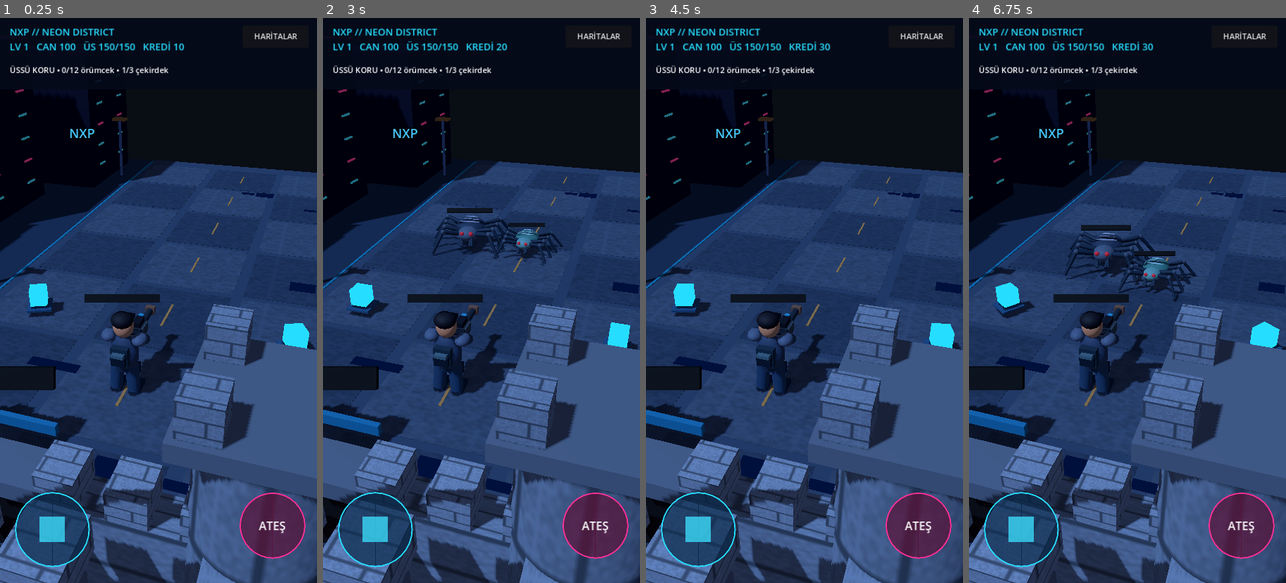
Above: before the commit, frames 1-4 (left to right).
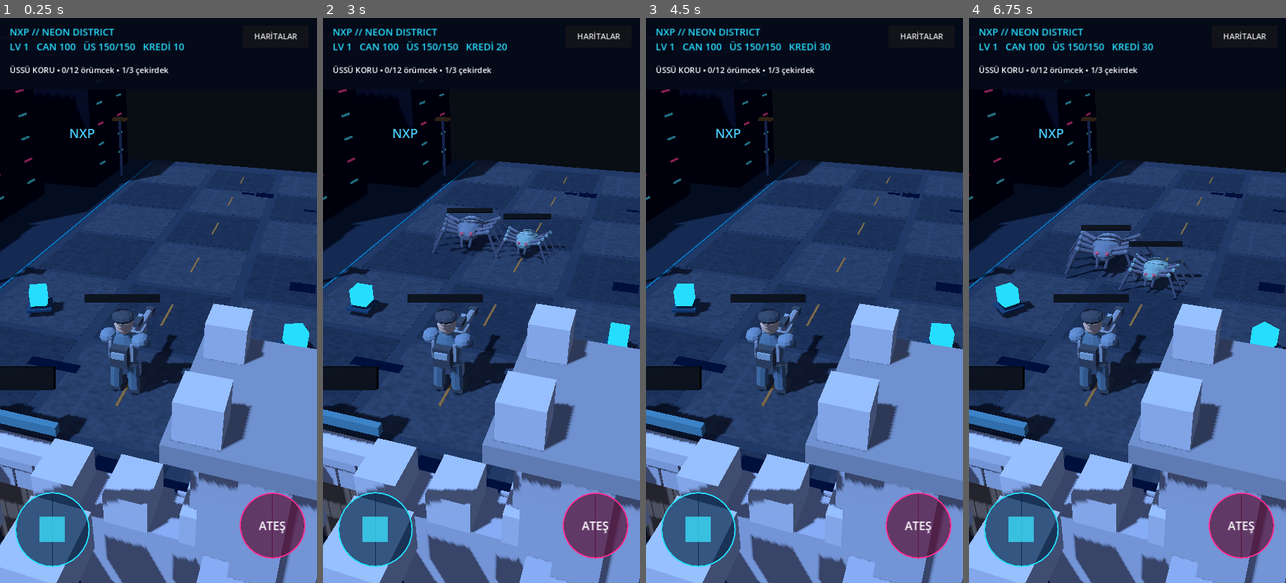
Above: after the commit, the same moments.

Repository: NXP-Network/NXP-Network
Game: Godot game, scene res://main.tscn
Two runs of this game, one before a commit and one after it. Both use one fixed random seed, a clock stepped at 60 frames per second and the inputs below.
Inputs (mouse positions are in pixels of both pictures, inside the frame that each line leads up to):
- Up to frame 1 (0.25 s): no input
- Up to frame 2 (3 s): click "HARİTALAR" at 0.5 s; click "1. NEON DISTRICT" at 1.25 s; click "HARİTALAR" at 2 s; click "OYUNA DÖN" at 2.75 s
- Up to frame 3 (4.5 s): click "HARİTALAR" at 3.5 s; click "1. NEON DISTRICT" at 4.25 s
- Up to frame 4 (6.75 s): move the mouse to (1197, 272) at 5.02 s; click (1197, 272) at 5.17 s; drag from (1064, 328) to (1111, 413) at 5.77 s; move the mouse to (1159, 176) at 6.52 s; click (1159, 176) at 6.67 s

The runs differ from the first frame. In frame 1, 31% of the frame differs, in the area x 0-100%, y 50-100%; in frame 2, 33%; in frame 3, 31%; in frame 4, 33%, in the area x 0-100%, y 37-100%.

Commit message:
Integrate separate lightweight 3D models for character spiders and castle

Diff:
--- a/godot/main.gd
+++ b/godot/main.gd
@@ -7,6 +7,12 @@
 const WORLD := 22.0
 const MAPS := ["NEON DISTRICT", "DATA WASTELAND", "QUANTUM PORT", "ORBITAL CORE"]
 const SAVE_PATH := "user://nxp_defense.cfg"
+const CHARACTER_SCENE = preload("res://models/character.glb")
+const CASTLE_SCENE = preload("res://models/castle.glb")
+const SPIDER_NORMAL = preload("res://models/spider_normal.glb")
+const SPIDER_SCOUT = preload("res://models/spider_scout.glb")
+const SPIDER_ARMORED = preload("res://models/spider_armored.glb")
+const SPIDER_QUEEN = preload("res://models/spider_queen.glb")
 
 var player: Node3D
 var camera: Camera3D
@@ -271,91 +277,13 @@
 	base_node = Node3D.new()
 	base_node.position = Vector3(0, 0, 7.5)
 	add_child(base_node)
-	var wall: Color = [Color(0.46, 0.49, 0.52), Color(0.52, 0.42, 0.32), Color(0.35, 0.51, 0.55), Color(0.43, 0.41, 0.57)][stage]
-	var trim := wall.darkened(0.26)
-	# Rear keep, curtain walls, central gatehouse and four crenellated towers.
-	stone_block(base_node, Vector3(4.4, 4.0, 3.0), Vector3(0, 2.0, 1.6), wall)
-	block(base_node, Vector3(4.9, 0.25, 3.5), Vector3(0, 4.1, 1.6), trim)
-	stone_block(base_node, Vector3(2.7, 2.65, 0.7), Vector3(-2.7, 1.32, -2.15), wall)
-	stone_block(base_node, Vector3(2.7, 2.65, 0.7), Vector3(2.7, 1.32, -2.15), wall)
-	stone_block(base_node, Vector3(0.75, 3.0, 4.4), Vector3(-3.75, 1.5, 0.05), wall)
-	stone_block(base_node, Vector3(0.75, 3.0, 4.4), Vector3(3.75, 1.5, 0.05), wall)
-	block(base_node, Vector3(1.72, 2.15, 0.13), Vector3(0, 1.08, -2.58), Color(0.12, 0.1, 0.09))
-	# Gate frame, wooden door planks and visible iron bands.
-	for gate_side in [-1, 1]:
-		stone_block(base_node, Vector3(0.28, 2.4, 0.32), Vector3(gate_side * 1.04, 1.2, -2.65), wall.lightened(0.08))
-	for plank in range(6):
-		block(base_node, Vector3(0.24, 1.88, 0.08), Vector3(-0.65 + plank * 0.26, 1.03, -2.69), Color(0.2 + plank % 2 * 0.025, 0.14, 0.11))
-	for band_y in [0.55, 1.7]:
-		block(base_node, Vector3(1.75, 0.09, 0.07), Vector3(0, band_y, -2.74), Color(0.1, 0.12, 0.14))
-	block(base_node, Vector3(1.88, 0.34, 0.8), Vector3(0, 2.75, -2.15), trim)
-	for k in range(-2, 3):
-		block(base_node, Vector3(0.16, 2.0, 0.12), Vector3(k * 0.3, 1.04, -2.66), Color(0.23, 0.19, 0.16))
-	block(base_node, Vector3(0.11, 0.11, 0.17), Vector3(0, 1.15, -2.76), AMBER)
-	for k in range(7):
-		var x := -3.3 + k * 1.1
-		if absf(x) > 1.0:
-			stone_block(base_node, Vector3(0.64, 0.55, 0.73), Vector3(x, 2.94, -2.15), wall.lightened(0.08))
-	for k in range(5):
-		stone_block(base_node, Vector3(0.65, 0.53, 0.73), Vector3(-2.1 + k * 1.05, 4.48, -0.03), wall.lightened(0.08))
-	for side_value in [-1, 1]:
-		var side := float(side_value)
-		for front_back in [-1, 1]:
-			var z := -2.2 if front_back == -1 else 3.2
-			var tower := MeshInstance3D.new()
-			var cylinder := CylinderMesh.new()
-			cylinder.top_radius = 0.95
-			cylinder.bottom_radius = 1.05
-			cylinder.height = 4.9
-			tower.mesh = cylinder
-			tower.position = Vector3(side * 4.0, 2.45, z)
-			var tower_stone := material(wall.darkened(0.06))
-			tower_stone.albedo_texture = stone_texture
-			tower.material_override = tower_stone
-			base_node.add_child(tower)
-			block(base_node, Vector3(2.15, 0.27, 2.15), Vector3(side * 4.0, 5.0, z), trim)
-			for corner in [-1, 1]:
-				stone_block(base_node, Vector3(0.52, 0.54, 0.52), Vector3(side * 4.0 + corner * 0.73, 5.38, z - 0.72), wall)
-				stone_block(base_node, Vector3(0.52, 0.54, 0.52), Vector3(side * 4.0 + corner * 0.73, 5.38, z + 0.72), wall)
-			block(base_node, Vector3(0.55, 0.7, 0.1), Vector3(side * 4.0, 3.3, z - 1.02), Color(0.11, 0.17, 0.2))
-		block(base_node, Vector3(0.75, 0.95, 0.11), Vector3(side * 1.28, 2.2, -0.08), Color(0.13, 0.22, 0.29))
-		block(base_node, Vector3(0.78, 0.09, 0.13), Vector3(side * 1.28, 2.25, -0.16), Color(0.22, 0.58, 0.66))
-	block(base_node, Vector3(1.6, 0.19, 0.1), Vector3(0, 3.36, -2.58), Color(0.13, 0.39, 0.49))
+	base_node.add_child(CASTLE_SCENE.instantiate())
 	base_bar = health_bar(base_node, 6.15, 4.2, Color(0.27, 0.83, 0.56))
 
 func _build_player() -> void:
 	player = Node3D.new()
 	add_child(player)
-	var suit := Color(0.19, 0.23, 0.29)
-	var skin := Color(0.73, 0.48, 0.33)
-	oval(player, Vector3(0.39, 0.56, 0.27), Vector3(0, 1.25, 0), suit)
-	oval(player, Vector3(0.27, 0.32, 0.26), Vector3(0, 2.08, 0), skin)
-	oval(player, Vector3(0.28, 0.2, 0.27), Vector3(0, 2.29, 0.08), Color(0.11, 0.1, 0.11))
-	block(player, Vector3(0.43, 0.11, 0.18), Vector3(0, 2.25, -0.2), Color(0.1, 0.13, 0.16))
-	block(player, Vector3(0.3, 0.1, 0.13), Vector3(0, 2.11, -0.28), Color(0.24, 0.36, 0.39))
-	for eye_side in [-1, 1]:
-		oval(player, Vector3(0.042, 0.034, 0.02), Vector3(eye_side * 0.12, 2.1, -0.256), Color(0.12, 0.1, 0.09))
-	for side_value in [-1, 1]:
-		var side := float(side_value)
-		oval(player, Vector3(0.19, 0.15, 0.24), Vector3(side * 0.41, 1.72, -0.03), suit.lightened(0.12))
-		limb(player, Vector3(side * 0.2, 0.91, 0), Vector3(side * 0.25, 0.16, 0.05), 0.17, Color(0.16, 0.23, 0.3))
-		block(player, Vector3(0.25, 0.3, 0.2), Vector3(side * 0.24, 0.73, -0.13), Color(0.1, 0.13, 0.17))
-		block(player, Vector3(0.3, 0.17, 0.52), Vector3(side * 0.26, 0.09, -0.16), Color(0.11, 0.15, 0.2))
-		limb(player, Vector3(side * 0.42, 1.68, -0.05), Vector3(side * 0.33, 1.27, -0.72), 0.135, suit)
-		oval(player, Vector3(0.12, 0.12, 0.12), Vector3(side * 0.31, 1.28, -0.74), Color(0.08, 0.1, 0.12))
-	# Long rifle across both hands: stock, receiver, grip, scope and muzzle.
-	block(player, Vector3(0.34, 0.27, 0.95), Vector3(0, 1.26, -0.58), Color(0.09, 0.11, 0.13))
-	block(player, Vector3(0.39, 0.3, 0.45), Vector3(0, 1.27, -1.16), Color(0.23, 0.26, 0.27))
-	limb(player, Vector3(0, 1.28, -1.25), Vector3(0, 1.28, -2.18), 0.095, Color(0.14, 0.16, 0.18))
-	block(player, Vector3(0.27, 0.22, 0.17), Vector3(0, 1.28, -2.2), Color(0.4, 0.28, 0.21))
-	block(player, Vector3(0.18, 0.3, 0.24), Vector3(0, 0.95, -1.16), Color(0.12, 0.14, 0.16))
-	block(player, Vector3(0.22, 0.14, 0.42), Vector3(0, 1.52, -1.12), Color(0.07, 0.09, 0.11))
-	block(player, Vector3(0.14, 0.1, 0.12), Vector3(0, 1.55, -1.37), Color(0.16, 0.48, 0.57))
-	block(player, Vector3(0.56, 0.4, 0.11), Vector3(0, 1.4, -0.28), suit.lightened(0.22))
-	block(player, Vector3(0.45, 0.52, 0.18), Vector3(0, 1.35, 0.31), Color(0.13, 0.18, 0.21))
-	block(player, Vector3(0.38, 0.26, 0.15), Vector3(0, 1.29, 0.43), Color(0.09, 0.12, 0.15))
-	block(player, Vector3(0.32, 0.09, 0.18), Vector3(0, 1.46, 0.45), Color(0.27, 0.35, 0.36))
-	block(player, Vector3(0.42, 0.12, 0.38), Vector3(0, 0.83, 0), Color(0.14, 0.19, 0.24))
+	player.add_child(CHARACTER_SCENE.instantiate())
 	player_bar = health_bar(player, 2.86, 1.7, Color(0.35, 0.9, 0.48))
 
 func _spawn_core(pos: Vector3) -> void:
@@ -374,50 +302,14 @@
 	if not boss:
 		spawned += 1
 	add_child(root)
-	# Every spider keeps the existing single-file spawn timing and route.
 	var kinds: Array[String] = ["normal", "scout", "normal", "armored"]
 	var kind: String = "queen" if boss else kinds[((spawned - 1) + 4) % 4]
-	var scale_factor: float = 2.1 if boss else 0.77 if kind == "scout" else 1.27 if kind == "armored" else 1.0
-	root.scale = Vector3.ONE * scale_factor
-	var shell := Color(0.28, 0.15, 0.22) if boss else Color(0.16, 0.2, 0.25)
-	if stage == 1:
-		shell = Color(0.35, 0.24, 0.16)
-	elif stage == 2:
-		shell = Color(0.13, 0.28, 0.3)
-	elif stage == 3:
-		shell = Color(0.3, 0.22, 0.39)
-	if kind == "scout":
-		shell = Color(0.24, 0.42, 0.38)
-	elif kind == "armored":
-		shell = Color(0.35, 0.33, 0.42)
-	var legs := Color(0.25, 0.15, 0.19) if boss else Color(0.13, 0.17, 0.21)
-	oval(root, Vector3(0.65, 0.37, 0.72), Vector3(0, 0.78, 0.42), shell)
-	oval(root, Vector3(0.58, 0.21, 0.65), Vector3(0, 0.64, 0.45), shell.darkened(0.35))
-	oval(root, Vector3(0.42, 0.29, 0.43), Vector3(0, 0.76, -0.49), shell.lightened(0.15))
-	for fang_side in [-1, 1]:
-		limb(root, Vector3(fang_side * 0.19, 0.64, -0.75), Vector3(fang_side * 0.16, 0.37, -1.03), 0.06, legs)
-	for stripe in range(3):
-		oval(root, Vector3(0.44 - stripe * 0.08, 0.04, 0.06), Vector3(0, 1.11 + stripe * 0.025, 0.05 + stripe * 0.27), shell.lightened(0.35))
-	if kind == "armored":
-		for plate in range(3):
-			block(root, Vector3(0.62, 0.09, 0.24), Vector3(0, 1.15, -0.1 + plate * 0.34), shell.lightened(0.22))
-	for side_value in [-1, 1]:
-		var side := float(side_value)
-		for leg_index in range(4):
-			var z: float = -0.6 + leg_index * 0.42
-			var knee := Vector3(side * (0.95 + leg_index * 0.08), 0.95, z * 1.7)
-			var foot := Vector3(side * (1.35 + leg_index * 0.16), 0.1, z * 2.2)
-			limb(root, Vector3(side * 0.34, 0.78, z), knee, 0.09, legs)
-			limb(root, knee, foot, 0.065, legs)
-			oval(root, Vector3(0.1, 0.1, 0.1), knee, legs.lightened(0.13))
-	for side_value in [-1, 1]:
-		var side := float(side_value)
-		oval(root, Vector3(0.09, 0.09, 0.06), Vector3(side * 0.19, 0.87, -0.87), Color(0.85, 0.19, 0.2))
-		limb(root, Vector3(side * 0.21, 0.69, -0.77), Vector3(side * 0.25, 0.39, -0.98), 0.055, legs)
+	var model: PackedScene = SPIDER_QUEEN if boss else SPIDER_SCOUT if kind == "scout" else SPIDER_ARMORED if kind == "armored" else SPIDER_NORMAL
+	root.add_child(model.instantiate())
 	var enemy_hp: float = 220.0 + stage * 70.0 if boss else 110.0 + stage * 23.0 if kind == "armored" else 42.0 + stage * 12.0 if kind == "scout" else 65.0 + stage * 17.0
 	var enemy_speed: float = 0.9 + stage * 0.07 if boss else 1.95 + stage * 0.12 if kind == "scout" else 1.08 + stage * 0.08 if kind == "armored" else 1.45 + stage * 0.12
-	var bar_width := 1.4 if boss else 1.8
-	var bar := health_bar(root, 1.62, bar_width, Color(0.96, 0.31, 0.33))
+	var bar_width := 2.9 if boss else 1.8
+	var bar := health_bar(root, 3.35 if boss else 1.62, bar_width, Color(0.96, 0.31, 0.33))
 	enemies.append({"node": root, "hp": enemy_hp, "shown_hp": enemy_hp, "max_hp": enemy_hp, "bar": bar, "bar_width": bar_width, "speed": enemy_speed, "boss": boss, "kind": kind})
 
 func _screen_axis_to_world(axis: Vector2) -> Vector3:
Binary file added: godot/models/castle.glb
Binary file added: godot/models/character.glb
Binary file added: godot/models/spider_armored.glb
Binary file added: godot/models/spider_normal.glb
Binary file added: godot/models/spider_queen.glb
Binary file added: godot/models/spider_scout.glb
Not shown, changed: godot/README.md
Not shown, changed: godot/ROADMAP.md
Not shown, added: godot/tools/build_models.py
Not shown, added: godot/tools/validate_models.py
